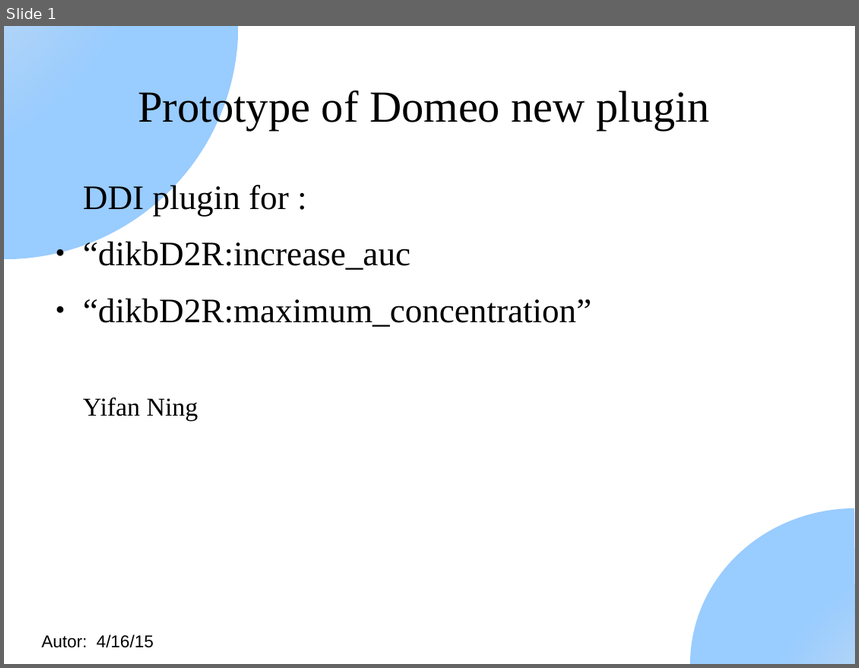
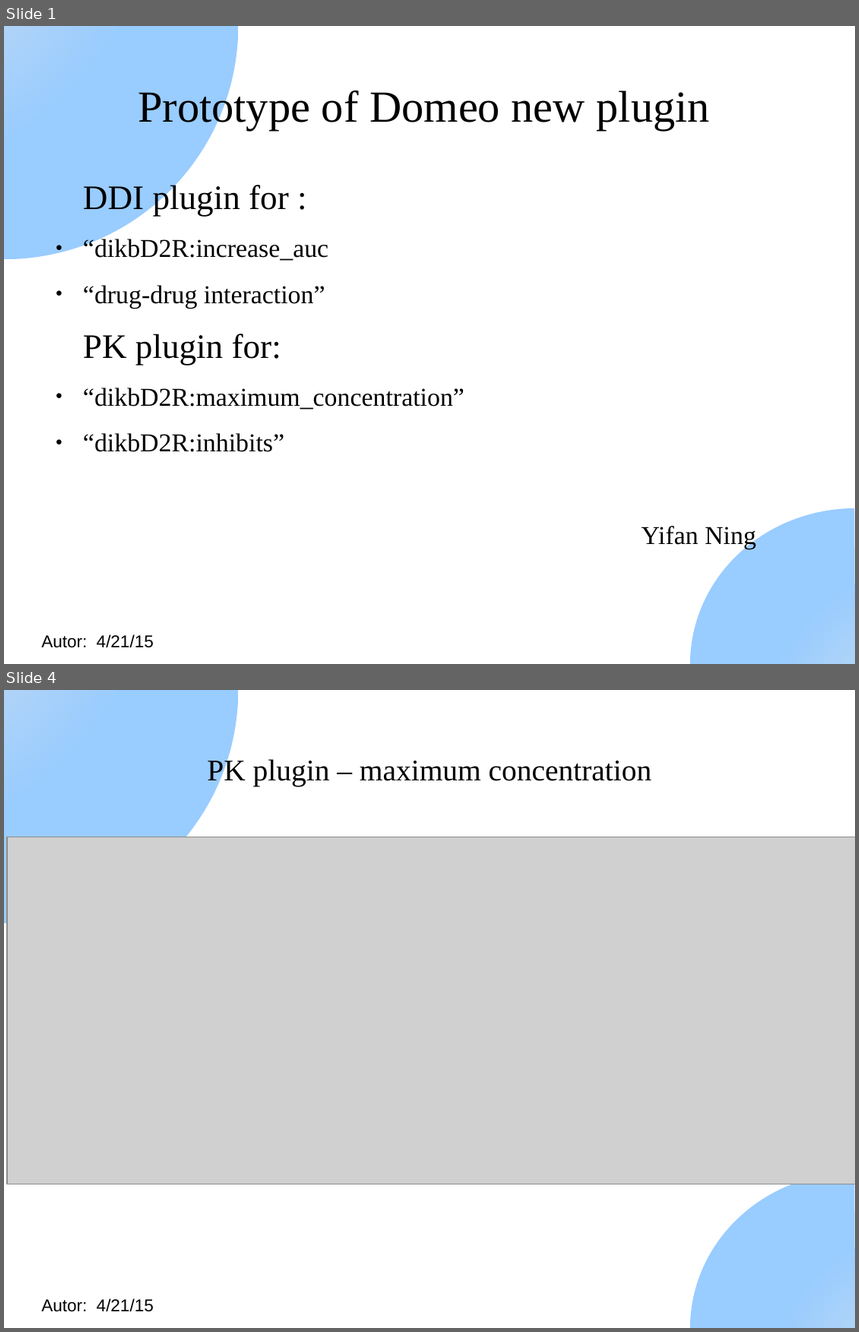
Before and after one commit to domeo/DomeoClient, a slide deck: Design/domeo-plugin-ddi-design.odp. Shown one above the other, each under a label of ours: slide 1 before the commit, slides 1 and 4 after it; the slides between them are not shown. The pictures are 859x668 and 859x1332 pixels, drawn with LibreOffice and Linux fonts; fonts in the diff are those of the drawing; grey boxes stand for pictures. Boxes give left, top, right and bottom in pixels: in the first picture for what was removed or moved away, otherwise in the second. Text is boxed around its words. In the diff, an @@ line names an element or a change of style, - is before the commit and + after.

Commit message:
update domeo new plugin mockups

```diff
--- a/Design/domeo-plugin-ddi-design.odp
+++ b/Design/domeo-plugin-ddi-design.odp
@@ slide 4 added at (x1=4, y1=690, x2=855, y2=1328), background #FFFFFF; not listed: 3 template elements that a slide beside it also shows @@
@@ title added at (x1=207, y1=757, x2=652, y2=787), 28 pt, text #000000 @@
+PK plugin – maximum concentration
@@ picture added at (x1=7, y1=837, x2=855, y2=1184) @@
@@ slide 1 changed as well @@
@@ text at (x1=83, y1=237, x2=465, y2=410): size 32 to 24 pt in "“dikbD2R:increase_auc", "“dikbD2R:maximum_concentration”" @@
@@ text at (x1=83, y1=285, x2=325, y2=365): paragraphs added @@
+● “drug-drug interaction”
+PK plugin for:
@@ text at (x1=83, y1=433, x2=284, y2=452): paragraph added @@
+● “dikbD2R:inhibits”
@@ text at (x1=41, y1=635, x2=154, y2=648): text changed @@
-Autor: 4/16/15
+Autor: 4/21/15
```
Also in this commit, not shown: 3 other slides added, 2 slides removed.
